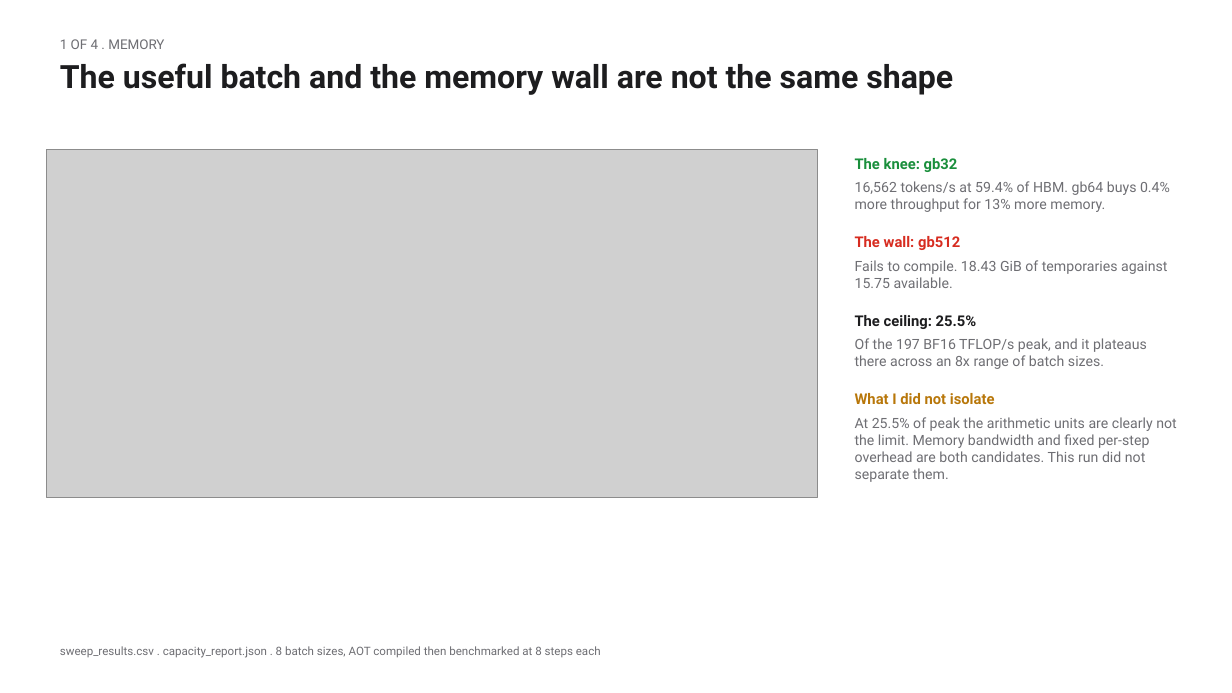
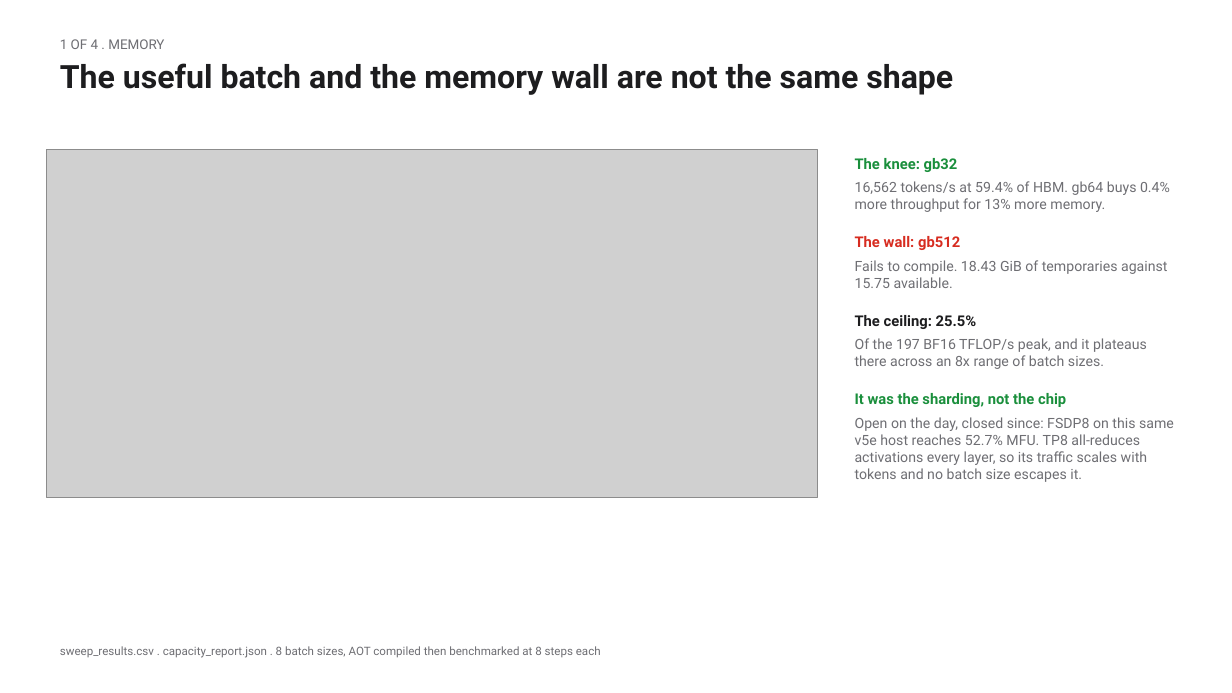
Before and after one commit to areporeporepo/me344-run, a slide deck: slide 2 of final/ME344-final-5-slides.pptx. Drawn at 1232x693 pixels with LibreOffice and Linux fonts; fonts in the diff are those of the drawing; grey boxes stand for pictures. Boxes give left, top, right and bottom in pixels: in the first picture for what was removed or moved away, otherwise in the second. Text is boxed around its words. In the diff, an @@ line names an element or a change of style, - is before the commit and + after.

```diff
--- a/final/ME344-final-5-slides.pptx
+++ b/final/ME344-final-5-slides.pptx
@@ text at box(855, 393, 1174, 482): text changed @@
-What I did not isolate
-At 25.5% of peak the arithmetic units are clearly not the limit. Memory bandwidth and fixed per-step overhead are both candidates. This run did not separate them.
+It was the sharding, not the chip
+Open on the day, closed since: FSDP8 on this same v5e host reaches 52.7% MFU. TP8 all-reduces activations every layer, so its traffic scales with tokens and no batch size escapes it.
```
Also in this commit, not shown: 1 other slide changed, 12 other files.
